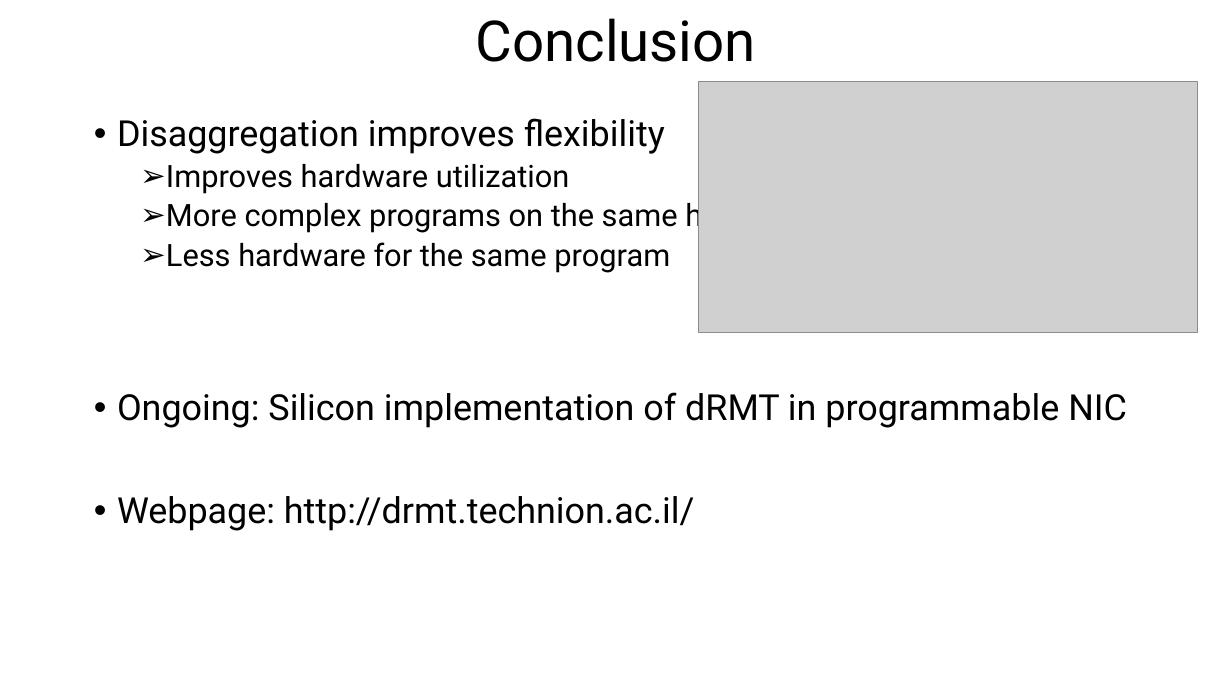
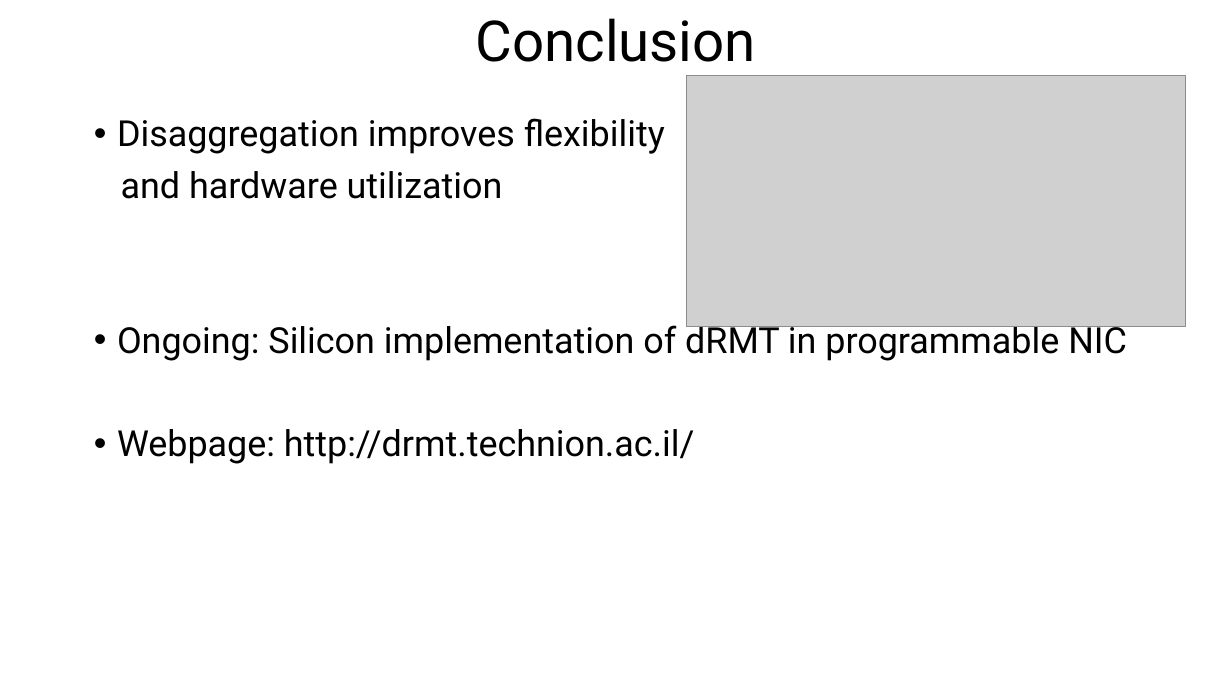
Before and after one commit to anirudhSK/drmt_talk, a slide deck: slide 29 of drmt_sigcomm.pptx (slide 32 before the commit). Drawn at 1232x693 pixels with LibreOffice and Linux fonts; fonts in the diff are those of the drawing; grey boxes stand for pictures. Boxes give left, top, right and bottom in pixels: in the first picture for what was removed or moved away, otherwise in the second. Text is boxed around its words. In the diff, an @@ line names an element or a change of style, - is before the commit and + after.

Commit message:
Some minor changes to slides

```diff
--- a/drmt_sigcomm.pptx
+++ b/drmt_sigcomm.pptx
@@ picture: place and size @@
-picture at (699,81,1198,333)
+picture at (687,75,1186,326)
@@ text at (121,171,503,199): text changed; size 24 to 28 pt @@
-  ➢ Improves hardware utilization
-  ➢ More complex programs on the same hardware
-  ➢ Less hardware for the same program
+and hardware utilization
```
Also in this commit, not shown: 1 other slide changed.
